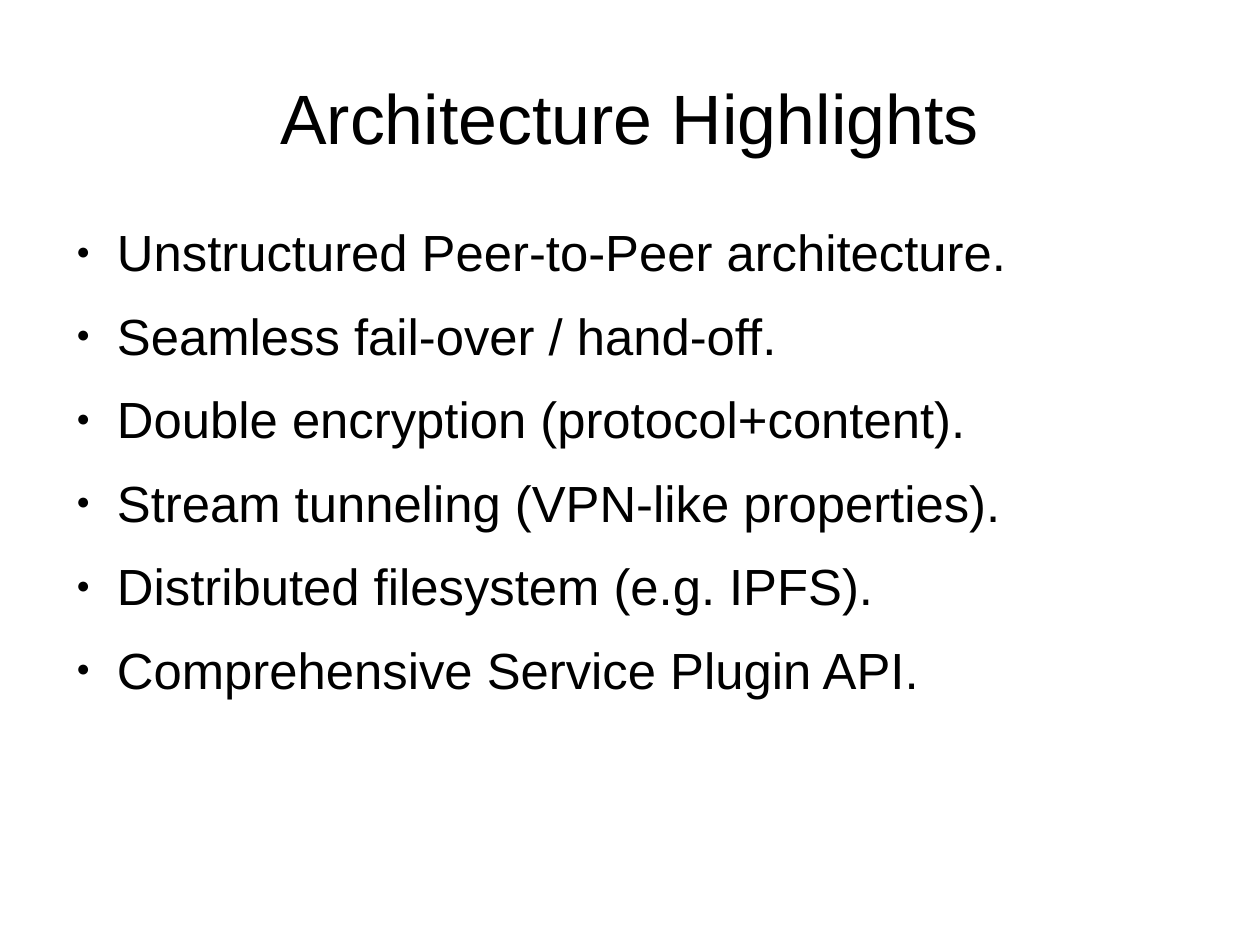
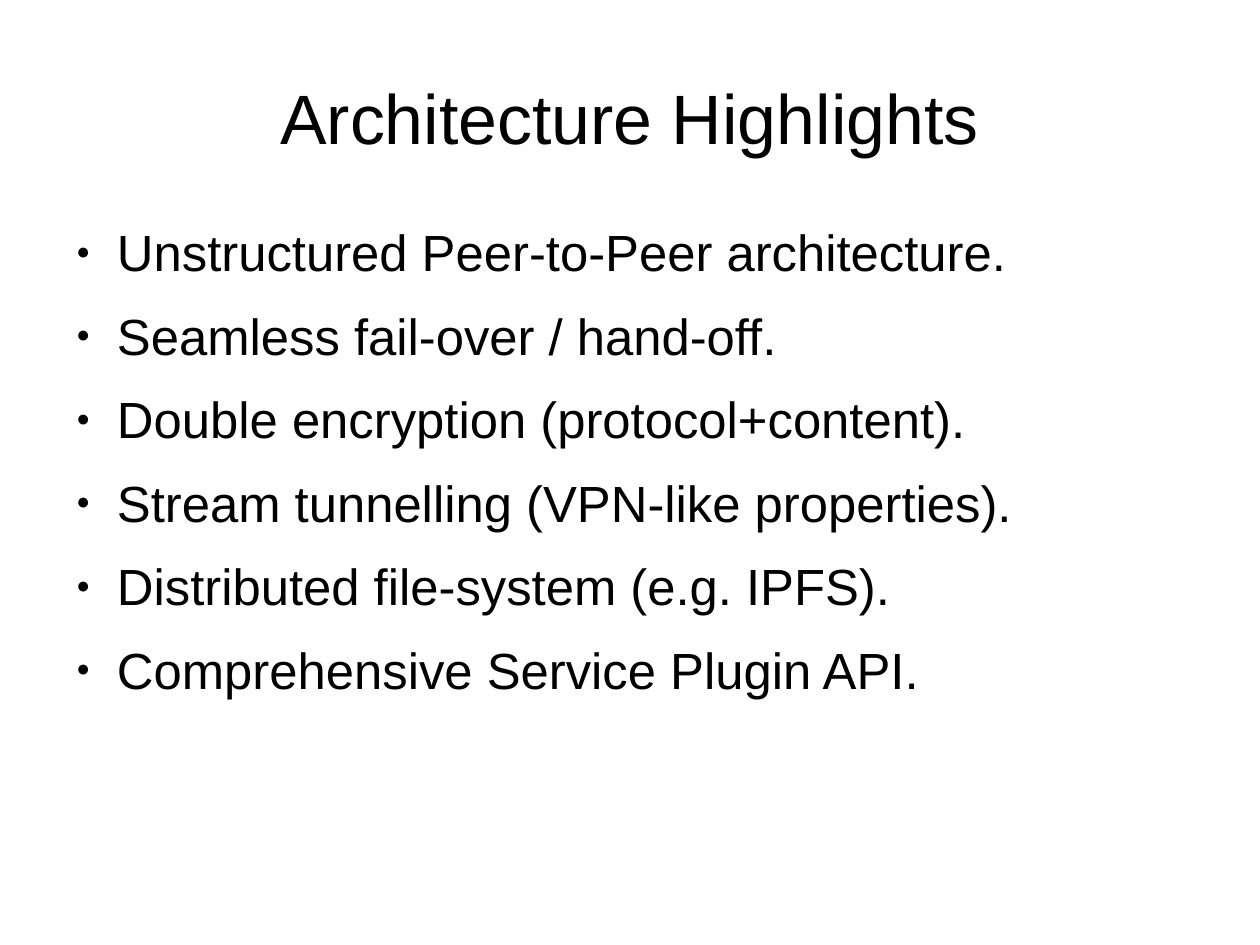
Before and after one commit to 8bitgeek/hive, a slide deck: slide 3 of docs/hive-slides.odp. Drawn at 1260x945 pixels with LibreOffice and Linux fonts; fonts in the diff are those of the drawing; background and template pictures are left out. Boxes give left, top, right and bottom in pixels: in the first picture for what was removed or moved away, otherwise in the second. Text is boxed around its words. In the diff, an @@ line names an element or a change of style, - is before the commit and + after.

Commit message:
New and improved  systemaschematizer

```diff
--- a/docs/hive-slides.odp
+++ b/docs/hive-slides.odp
@@ text at [117, 485, 1012, 616]: text changed @@
-● Stream tunneling (VPN-like properties).
-● Distributed filesystem (e.g. IPFS).
+● Stream tunnelling (VPN-like properties).
+● Distributed file-system (e.g. IPFS).
```
Also in this commit, not shown: 1 other slide changed, 6 slides added.
